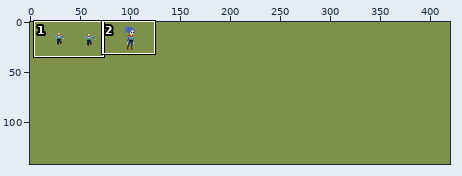
One commit to this pixel-art file: res/main-run-front.aseprite. The picture above shows the old version from afar; the outline marks the close-up.
Close-up. The starting point:
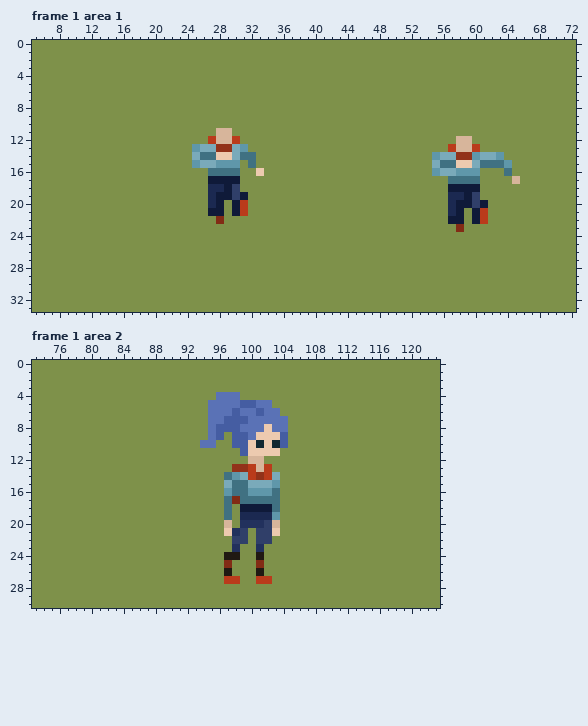
420x142 pixels, 8 frames. Shown: frame 1 area 1: x 5..72, y 0..33; frame 1 area 2: x 73..123, y 0..30. The commit also changed other frames or places, which this record leaves out.
New version:
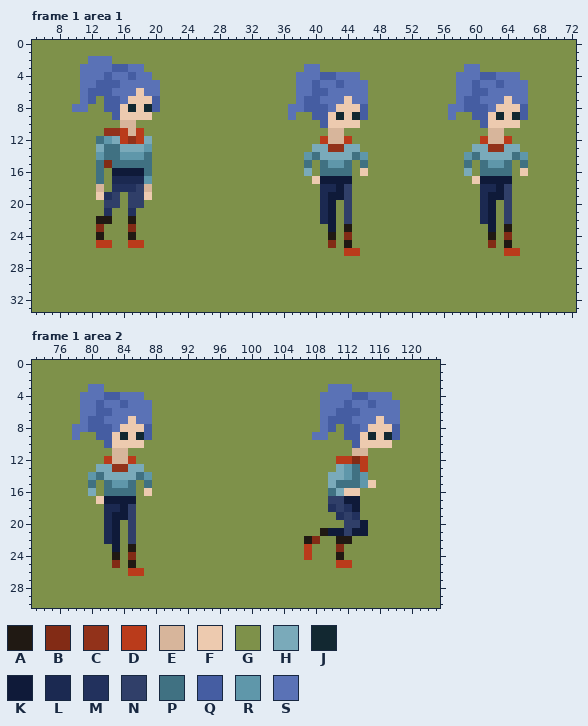
Palette (. is transparent): A #201913  B #822b15  C #92321a  D #ba3b1b  E #d7b59b  F #edcaaf  G #7e914a  H #7aaaba  J #122831  K #0f1a39  L #1b2951  M #22315d  N #303f69  P #407182  Q #455da2  R #5f97aa  S #5a72b6
The exact change:
layer "run 1" added
layer "run 1 Copy" added
layer "run 1 Copy #2" added
layer "side run" added
layer "run 1 Copy Copy" removed
layer "run 1 Copy Copy Copy" removed
Changed rows in their new state; - is an unchanged pixel.
Frame 1 area 1:
first column x 10:
 2 --SSS----------------------------------------------------
 3 -SSSSQQSS--------------------SS------------------SS------
 4 -SSSQSSQSS------------------SSSQQSSS------------SSSQQSSS-
 5 -SSQQQSSSSS-----------------SSQSSQSSS-----------SSQSSQSSS
 6 -SQQQSSSFSS-----------------SSQQSSSSS-----------SSQQSSSSS
 7 -SQ-QQSFFFQ-----------------SQQSSSFSS-----------SQQSSSFSS
 8 SS--QQFJFJQ----------------SSQQQSFFFQ----------SSQQQSFFFQ
 9 -----QFFFF-----------------S--QQFJFJQ----------S--QQFJFJQ
10 ------EE-----------------------QFFFF---------------QFFFF-
11 ----CCDED---------GG------------EE------------------EE---
12 ---PRHDCDH-------GGGG----------DEED-------------GG-DEED--
13 ---HPPHHHR-----GGGGGGG--------HHCCHH-----------GGGHHCCHH-
14 ---RPPRRRP-----GGGGGGGG------RPHHHHPR--------GGGGRP--HHPR
15 ---PBPPPPP-----GGGGGG-G------P-PRRP-P--------GGGGPG-RRP-P
16 ---P-KKKKP-------GGGG--G-----H-PPPP-F--------GGGGHGPPP--F
17 ---P-LLLLR-------GGGG---------FKKKK------------GGGFKKKKG-
18 ---E-MMMNE-------GGGG----------LLKN------------GGGGLLKN--
19 ---FMN-NNF-------GGGGG---------LKKN------------GGGGLKKN--
20 ----NN-NN--------GG-GG---------LK-N------------GGGGLK-N--
21 ----M--M---------GG-GG---------LK-N------------GG-GLK-N--
22 ---AA--A----------G------------LK-N------------GG-GLK-N--
23 ---B---B------------------------K-A-------------G---K-A--
24 ---A---A------------------------A-B-----------------A-B--
25 ---DD--DD-----------------------B-A-----------------B-A--
26 ----------------------------------DD------------------DD-
Frame 1 area 2, layers "side run", "run 1 Copy", "still":
first column x 78:
 3 --SS----------------------------SSS------
 4 -SSSQQSSS---------GGG----------SSSSQQSSS-
 5 -SSQSSQSSS-------GGGGGGGG------SSSQSSQSSS
 6 -SSQQSSSSS-------GGGGGGGGG-----SSQQQSSSSS
 7 -SQQSSSFSS-------GGGGGGGGGG----SQQQSSSFSS
 8 SSQQQSFFFQ-------GGGGGGGGGG----SQ-QQSFFFQ
 9 S--QQFJFJQ-------GG-GGGGGGG---SS--QQFJFJQ
10 ----QFFFF-------GG--GGGGGGG--------QFFFF-
11 -----EE--------------GGGGG---------EE----
12 ----DEED--------------GG---------DDBD----
13 ---HHCCHH-----------GGGGG--------HRPD----
14 --RPHHHHPR---------GGGGGGG------HHRPR----
15 --P-PRRP-P---------GGGGGGG------HPPPRF---
16 --H-PPPP-F---------GGGGGGG------PHFF-----
17 ---FKKKK-----------GGGGGGG------NNKK-----
18 ----LLKN-----------G-GGGGG------MNMK-----
19 ----LKKN-----------G-GGGGG-------MNM-----
20 ----LK-N-----------G-GGGGG--------NNK----
21 ----LK-N-----------GGG-GGG-----AKKNKK----
22 ----LK-N------------GG-GG----AB--AA------
23 -----K-A------------G--G-----D---B-------
24 -----A-B-----------GG--G-----D---A-------
25 -----B-A-----------G---G---------DD------
26 -------DD----------G---G-----------------
27 -------------------GG--GG----------------
Boxes around the changes in both close-ups, in picture pixels (x1, y1, x2, y2):
changed: (72, 56, 160, 248)
changed: (192, 64, 368, 256)
changed: (432, 64, 528, 256)
changed: (72, 384, 152, 576)
changed: (200, 384, 400, 584)
